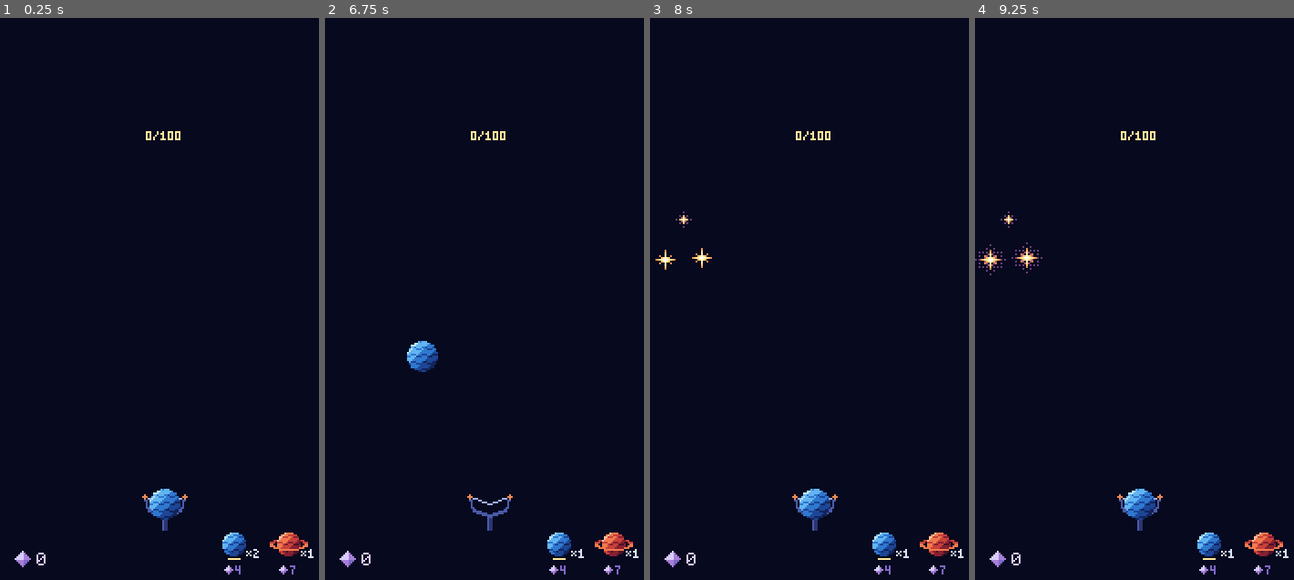
Above: before the commit, frames 1-4 (left to right).
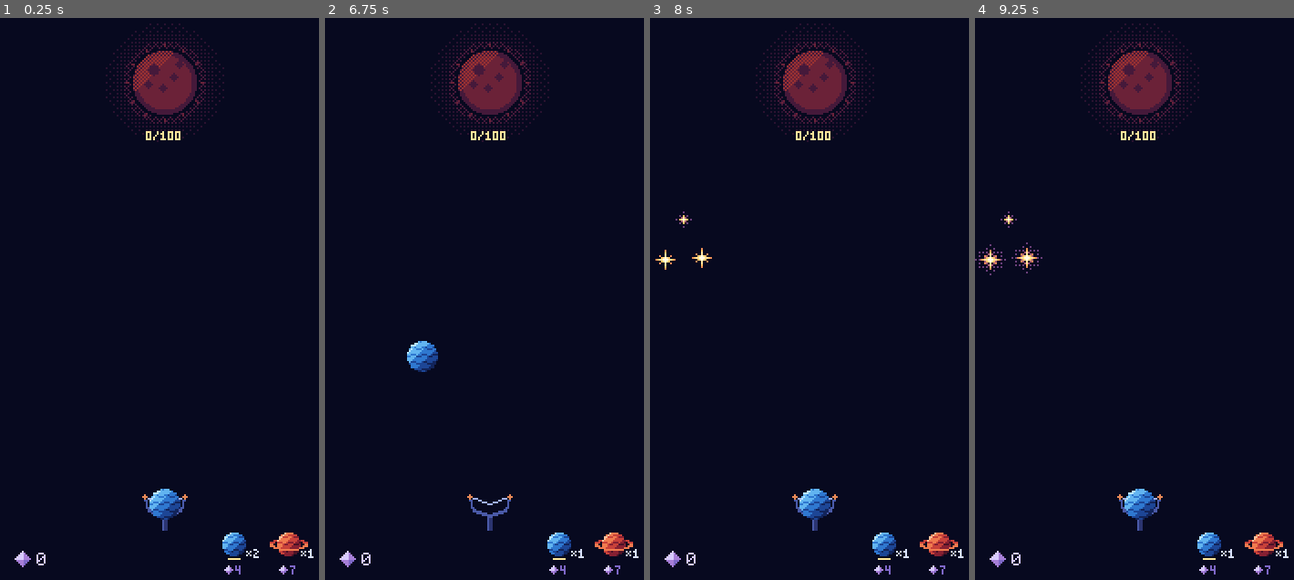
Above: after the commit, the same moments.

Repository: mrafael1/DustInSpace
Game: Godot game, scene res://game/scenes/main.tscn
Two runs of this game, one before a commit and one after it. Both use one fixed random seed, a clock stepped at 60 frames per second and the inputs below.
Inputs (mouse positions are in pixels of both pictures, inside the frame that each line leads up to):
- Up to frame 1 (0.25 s): no input
- Up to frame 2 (6.75 s): tap Enter at 0.5, 2, 3.5 s; move the mouse to (561, 270) at 0.52 s; hold Shift 0.53-1.25 s; click (561, 270) at 0.67 s; tap Space at 1.25, 2.75, 4.25 s; drag from (423, 332) to (471, 417) at 1.27 s; move the mouse to (522, 175) at 2.02 s; tap Ctrl at 2.1 s; click (522, 175) at 2.17 s; drag from (471, 417) to (391, 214) at 2.77 s; move the mouse to (586, 388) at 3.52 s; tap B at 3.6 s; click (586, 388) at 3.67 s; drag from (391, 214) to (439, 158) at 4.27 s; move the mouse to (506, 304) at 5.02 s; tap Alt at 5.1 s; click (506, 304) at 5.17 s; drag from (439, 158) to (423, 332) at 5.77 s; move the mouse to (561, 270) at 6.52 s; tap L at 6.6 s; click (561, 270) at 6.67 s
- Up to frame 3 (8 s): drag from (748, 332) to (796, 417) at 7.27 s
- Up to frame 4 (9.25 s): move the mouse to (1172, 175) at 8.02 s; hold Shift 8.03-8.75 s; click (1172, 175) at 8.17 s; drag from (1121, 417) to (1041, 214) at 8.77 s

The runs differ from the first frame. In frame 1, 2.8% of the frame differs, in the area x 33-71%, y 0-23%; in frame 2, 2.8%; in frame 3, 2.8%; in frame 4, 2.8%.

Commit message:
feat: main scene shows the Sun under the sky
Co-Authored-By: Claude Opus 5.5 <noreply@anthropic.com>

Diff:
--- a/game/scenes/main.tscn
+++ b/game/scenes/main.tscn
@@ -6,9 +6,12 @@
 [ext_resource type="Script" path="res://game/scenes/debug_keys.gd" id="4_debug_keys"]
 [ext_resource type="PackedScene" path="res://game/scenes/launcher.tscn" id="5_launcher"]
 [ext_resource type="PackedScene" path="res://game/ui/hud.tscn" id="6_hud"]
+[ext_resource type="PackedScene" path="res://game/scenes/sun.tscn" id="7_sun"]
 
 [node name="Main" type="Node2D"]
 script = ExtResource("1_main")
+
+[node name="Sun" parent="." instance=ExtResource("7_sun")]
 
 [node name="Sky" parent="." instance=ExtResource("3_sky")]
 
Not shown: 1 places in game/scenes/main.tscn that only renumber resources
